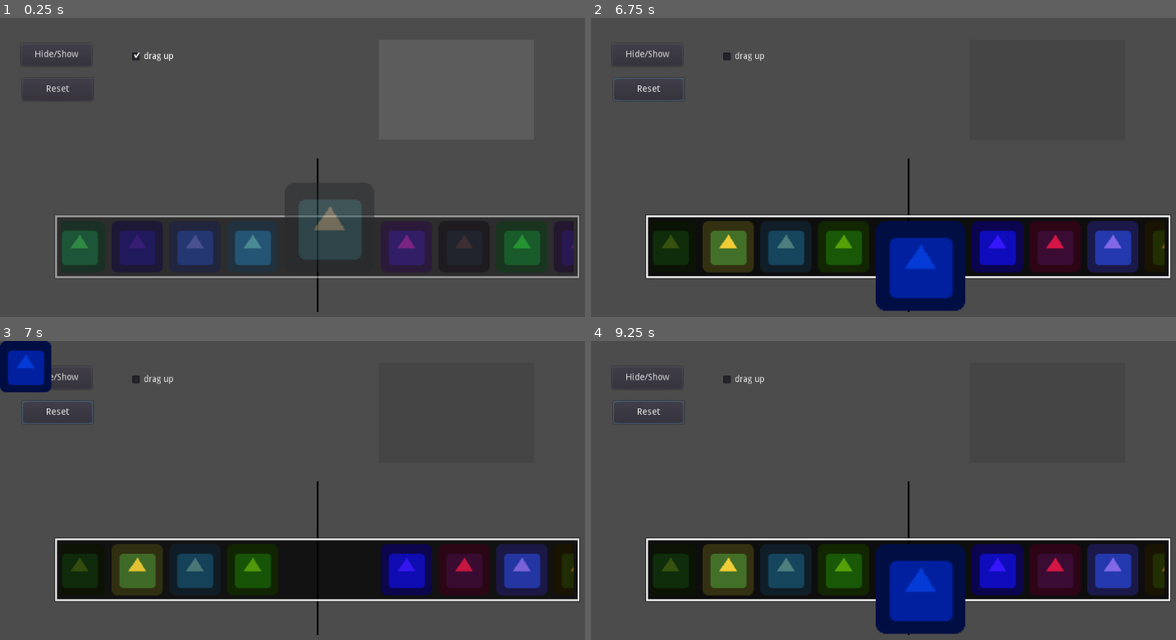
Above: before the commit, frames 1-4 (two rows, left to right).
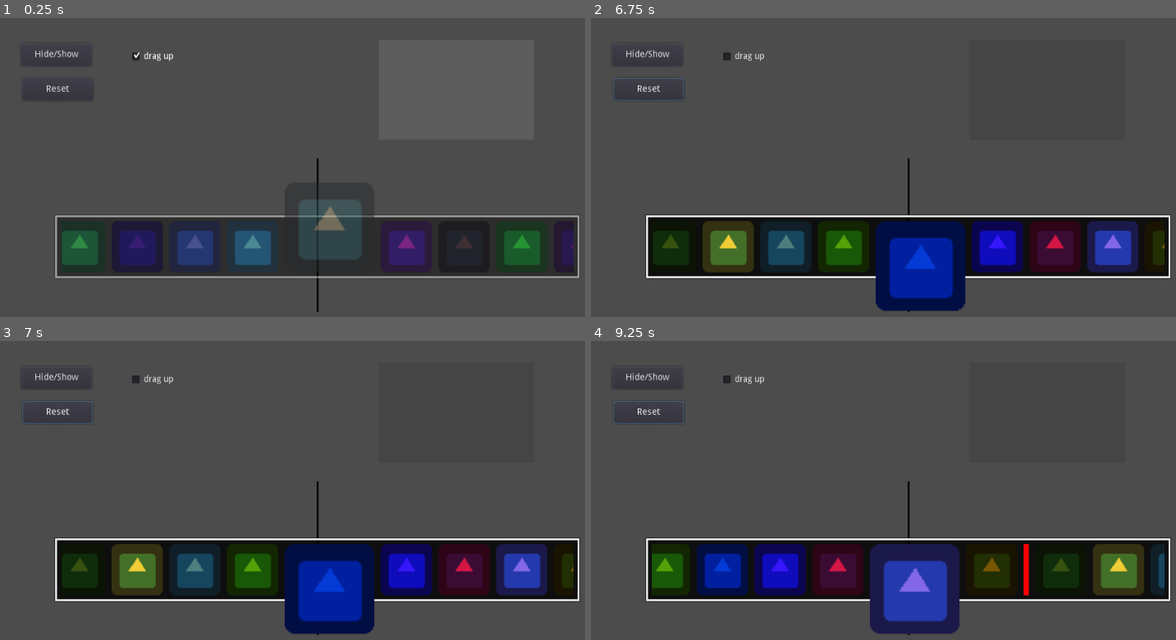
Above: after the commit, the same moments.

Repository: jeremyz/godot-stuff
Game: Godot game, scene res://Main.tscn
Same seed, same stepped clock (60 frames per second), same inputs: the game is played once before the commit and once after it. The engine's default icon, where the game draws it, is replaced by a stand-in: a white triangle on a blue panel in a dark square.
Inputs (mouse positions are in pixels of both pictures, inside the frame that each line leads up to):
- Up to frame 1 (0.25 s): no input
- Up to frame 2 (6.75 s): click "Hide/Show" at 0.5 s; click "drag up" at 1.25 s; click "Hide/Show" at 2 s; click "drag up" at 2.75 s; click "Hide/Show" at 3.5 s; click "drag up" at 4.25 s; click "Reset" at 5 s; drag from (906, 245) to (982, 125) at 5.77 s; drag from (789, 230) to (883, 287) at 6.52 s
- Up to frame 3 (7 s): no input
- Up to frame 4 (9.25 s): move the mouse to (982, 448) at 7.27 s; click (982, 448) at 7.42 s; drag from (883, 610) to (719, 475) at 8.02 s; move the mouse to (1117, 592) at 8.77 s; click (1117, 592) at 8.92 s

Frames 1-2 are identical in both runs. In frame 3, 6.1% of the frame differs, in the area x 0-65%, y 0-99%; in frame 4, 15%, in the area x 10-99%, y 67-99%.

Commit message:
hrcontainer : click on item to center on it

Diff:
--- a/hrcontainer/HRContainer.gd
+++ b/hrcontainer/HRContainer.gd
@@ -30,6 +30,7 @@
 var dragging : bool					# are we dragging
 var drag_limit : Vector2			# left-right limit
 var dragged_item : TextureRect		# the item that is dragged out
+var ppos : Vector2					# left click position
 var lpos : Vector2					# to compute sliding offset
 
 func _ready() -> void:
@@ -206,7 +207,10 @@
 func _gui_input(event : InputEvent) -> void:
 	if event is InputEventScreenTouch or (event is InputEventMouseButton and event.button_index == BUTTON_LEFT):
 		if event.is_pressed():
-			lpos = get_local_mouse_position()
+			ppos = clipper.get_local_mouse_position()
+			lpos = ppos
+		else:
+			release(clipper.get_local_mouse_position())
 		dragging = event.is_pressed()
 	elif event is InputEventMouseButton:
 		if event.button_index == BUTTON_WHEEL_UP:
@@ -217,9 +221,22 @@
 		__check_direction()
 	accept_event()
 
+func release(rpos : Vector2) -> void:
+	if (rpos - ppos).length() < 20:
+		var mid : float = rect_size.x / 2 - clipper.margin_left - cont_x
+		rpos.x -= container.rect_position.x
+		for c in container.get_children():
+			if rpos.x >= c.rect_position.x - hsep and rpos.x <= c.rect_position.x + c.rect_size.x + hsep:
+				if c.rect_position.x < mid:
+					__slide(mid - c.rect_position.x - slot_size.y / 2)
+				else:
+					__slide(mid - c.rect_position.x)
+				cont_x = 0
+				break
+
 func __check_direction() -> void:
 	tween.stop_all()
-	var tmp = get_local_mouse_position()
+	var tmp = clipper.get_local_mouse_position()
 	var v = tmp - lpos
 	var a = v.angle()
 	lpos = tmp
